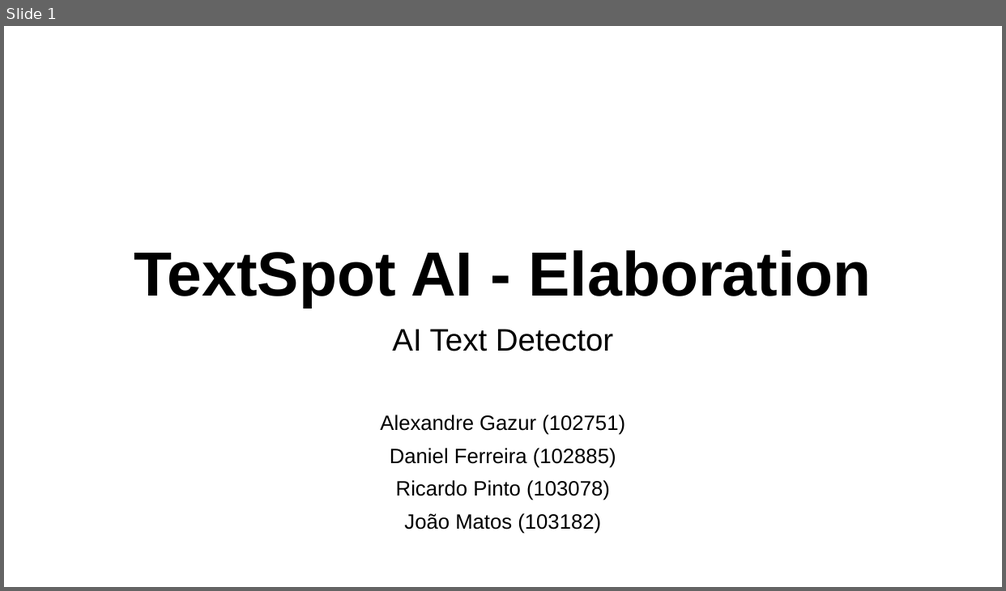
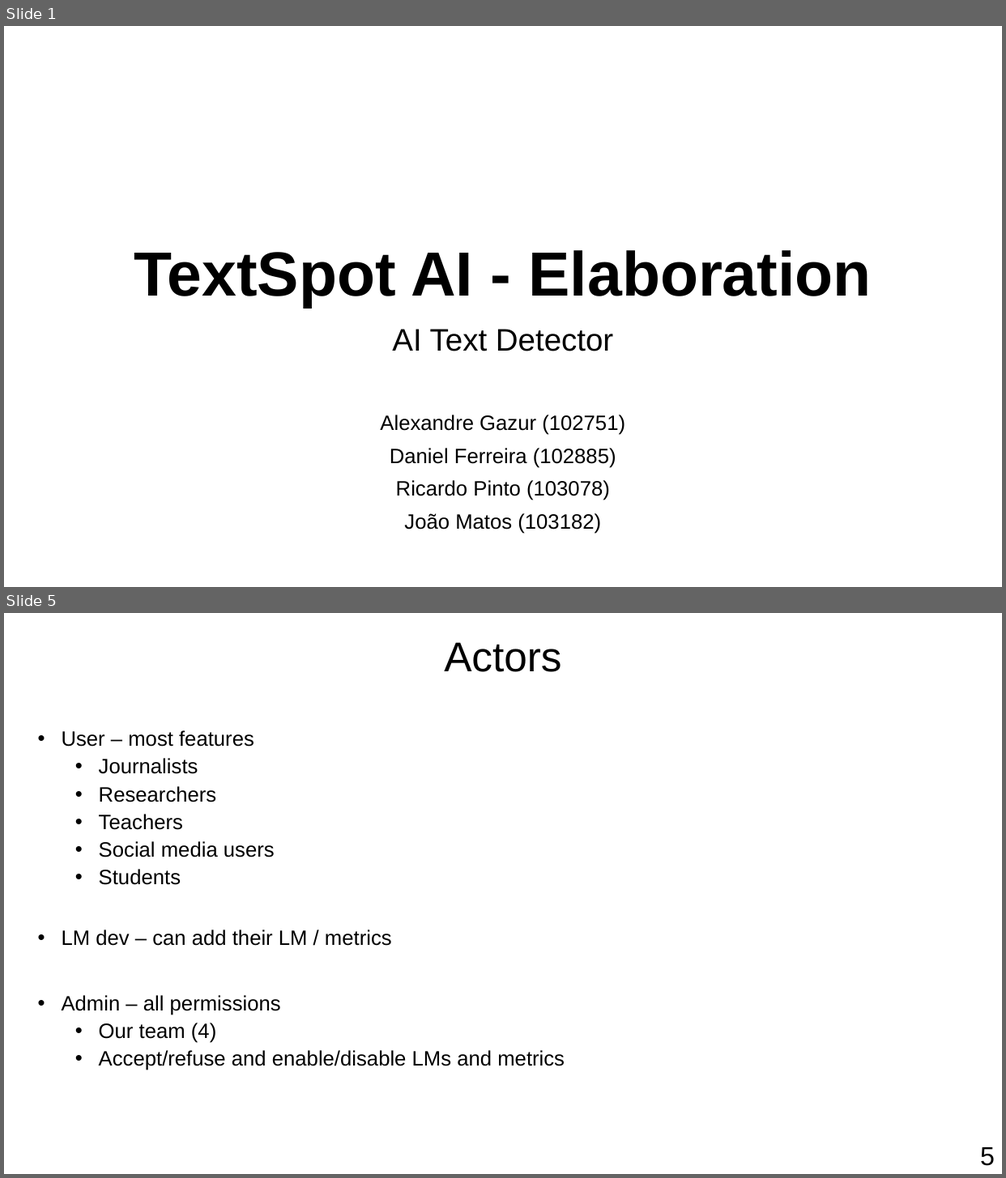
Before and after one commit to zzzzz151/AI-text-detector, a slide deck: ElaborationPresentation.pptx. Shown one above the other, each under a label of ours: slide 1 before the commit, slides 1 and 5 after it; the slides between them are not shown. The pictures are 1006x591 and 1006x1178 pixels, drawn with LibreOffice and Linux fonts; fonts in the diff are those of the drawing. Boxes give left, top, right and bottom in pixels: in the first picture for what was removed or moved away, otherwise in the second. Text is boxed around its words. In the diff, an @@ line names an element or a change of style, - is before the commit and + after.

```diff
--- a/ElaborationPresentation.pptx
+++ b/ElaborationPresentation.pptx
@@ slide 5 added at [4,613,1002,1174], background #FFFFFF @@
@@ title added at [444,642,561,672], 40 pt, text #000000 @@
+Actors
@@ subtitle added at [62,730,565,1071], 20 pt, text #000000 @@
+• User – most features
+  • Journalists
+  • Researchers
+  • Teachers
+  • Social media users
+  • Students
+• LM dev – can add their LM / metrics
+• Admin – all permissions
+  • Our team (4)
+  • Accept/refuse and enable/disable LMs and metrics
@@ text added at [980,1148,995,1166], 25 pt, text #000000 @@
+5
```
Also in this commit, not shown: 3 slides changed, 2 other slides added.
